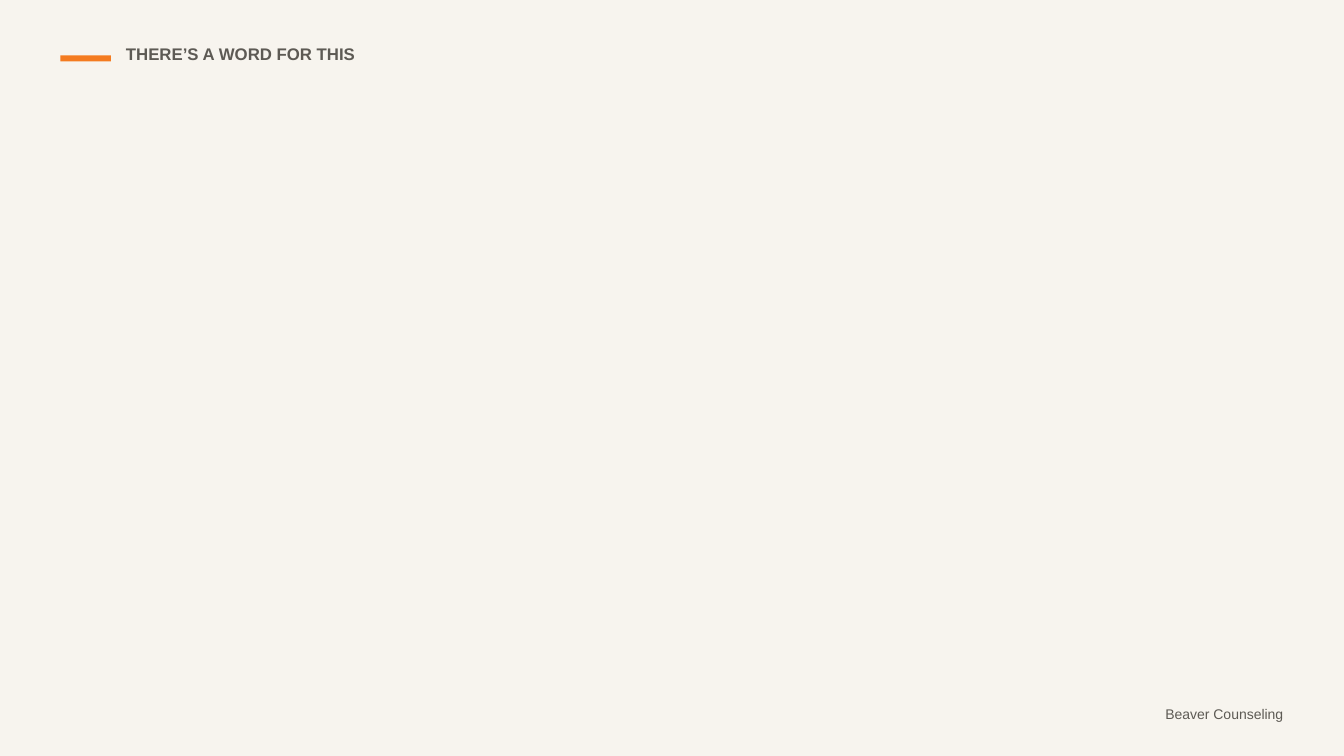
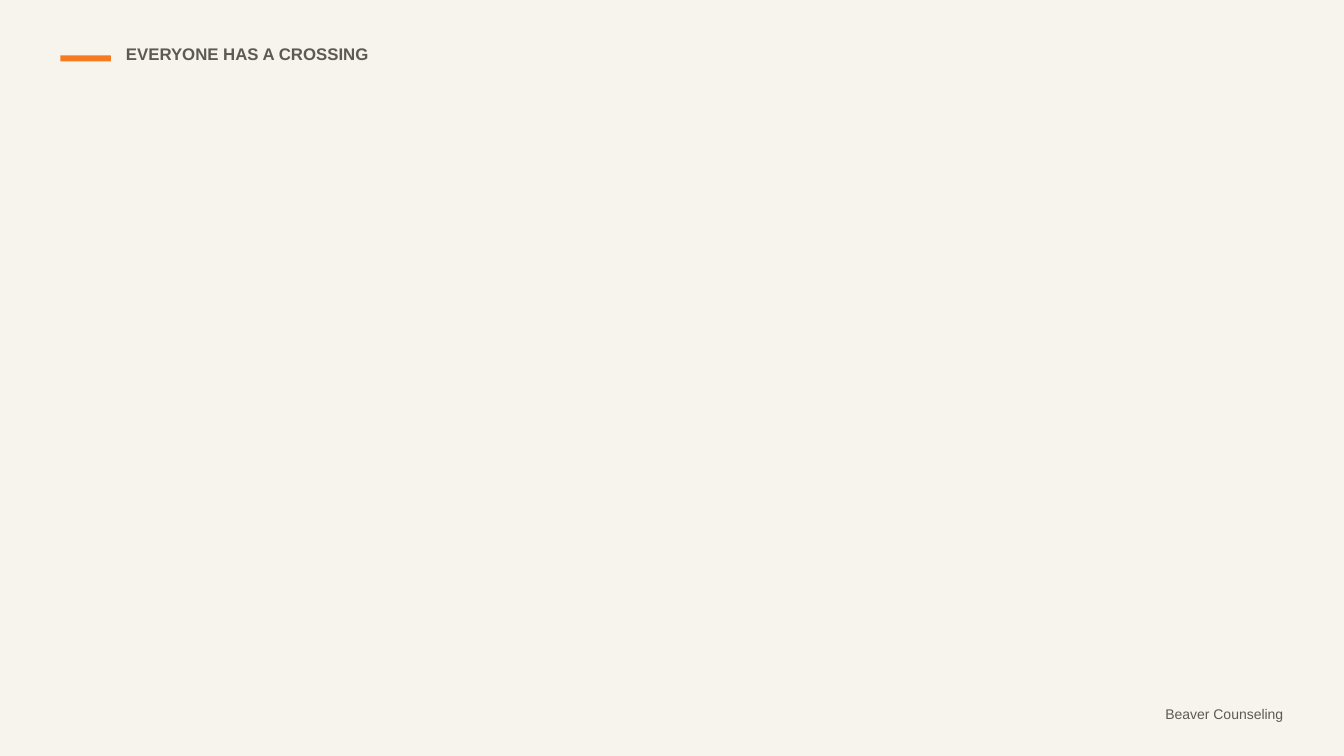
Before and after one commit to rmwtoolkit/bcds-toolkit, a slide deck: slide 12 of decks/everything-connects-lesson-v2.pptx (slide 9 before the commit). Drawn at 1344x756 pixels with LibreOffice and Linux fonts; fonts in the diff are those of the drawing; background and template pictures are left out. Boxes give left, top, right and bottom in pixels: in the first picture for what was removed or moved away, otherwise in the second. Text is boxed around its words. In the diff, an @@ line names an element or a change of style, - is before the commit and + after.

```diff
--- a/decks/everything-connects-lesson-v2.pptx
+++ b/decks/everything-connects-lesson-v2.pptx
@@ text at <box>126,48,368,60</box>: text changed @@
-THERE’S A WORD FOR THIS
+EVERYONE HAS A CROSSING
```
Also in this commit, not shown: 16 other slides changed, 5 slides added, 2 other files.
